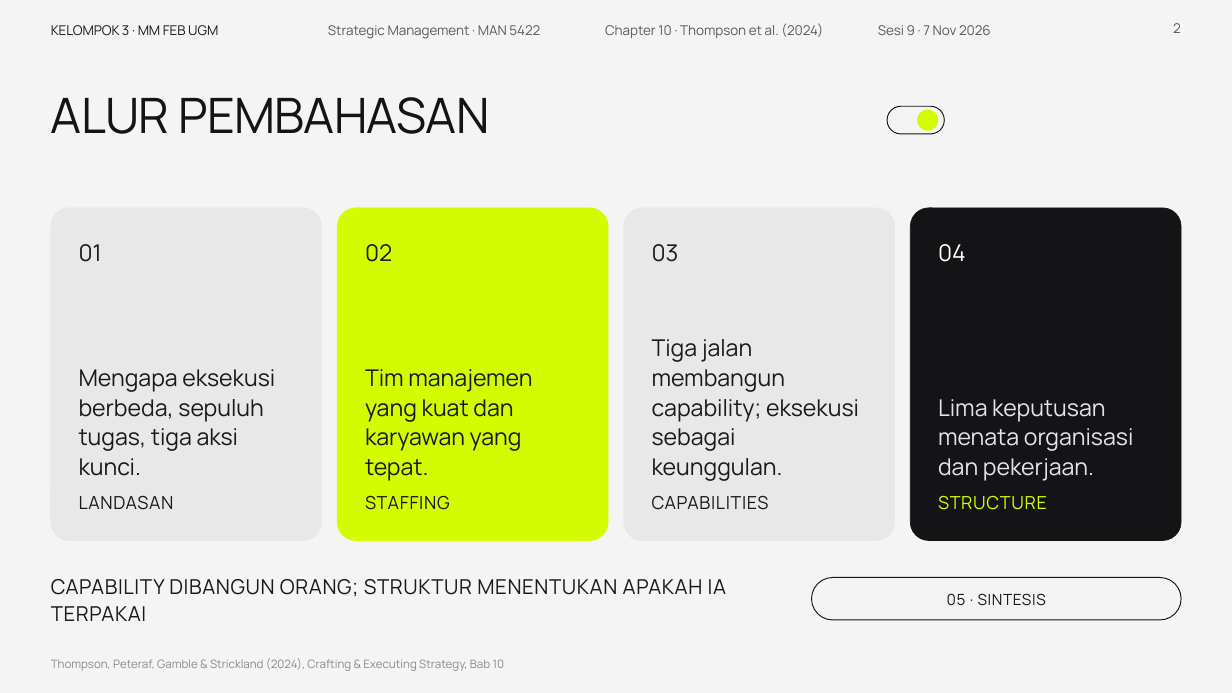
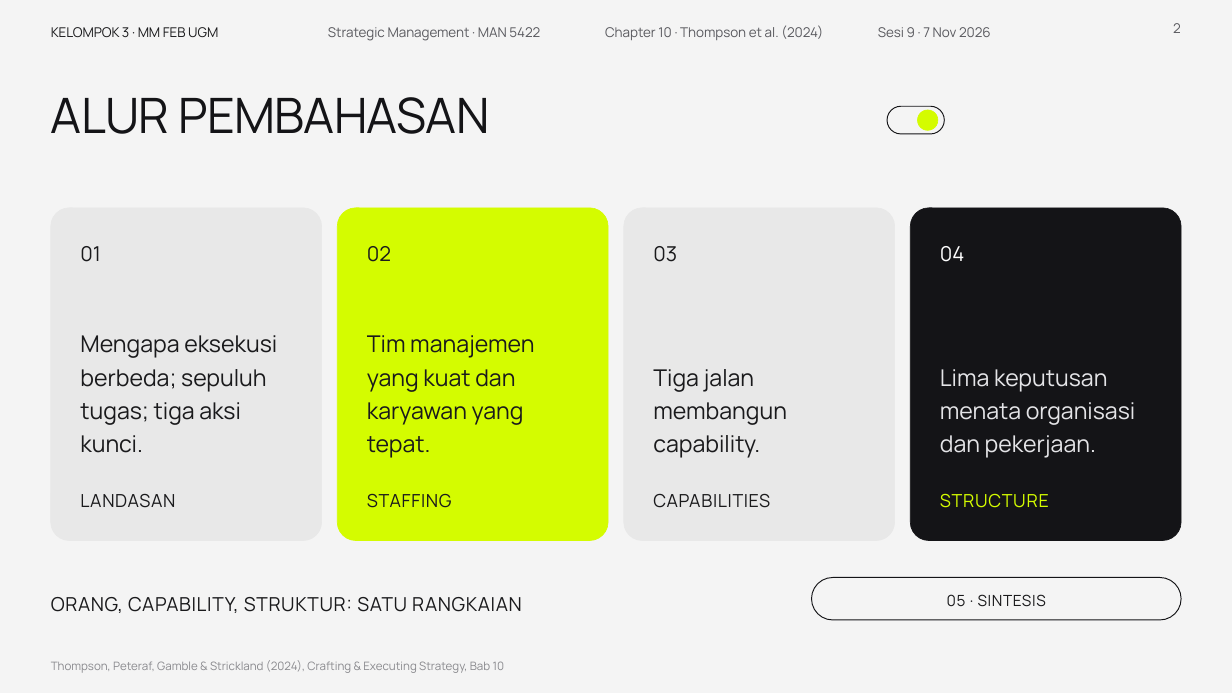
Before and after one commit to aslihabnuri/Dom-Manipulation, a slide deck: slide 2 of presentasi_ch10_kelompok3/SMJKT_Group 3_Aslih_Chapter 10 Strategy Execution.pptx. Drawn at 1232x693 pixels with LibreOffice and Linux fonts; fonts in the diff are those of the drawing; background and template pictures are left out. Boxes give left, top, right and bottom in pixels: in the first picture for what was removed or moved away, otherwise in the second. Text is boxed around its words. In the diff, an @@ line names an element or a change of style, - is before the commit and + after.

```diff
--- a/presentasi_ch10_kelompok3/SMJKT_Group 3_Aslih_Chapter 10 Strategy Execution.pptx
+++ b/presentasi_ch10_kelompok3/SMJKT_Group 3_Aslih_Chapter 10 Strategy Execution.pptx
@@ size 18 to 16 pt; line spacing 1.1 to 1.22 in 4 elements at [80,246,100,262], [367,246,391,262], [653,246,677,262], [940,246,965,262] @@
@@ text "Tim manajemen yang kuat dan ...": place and size @@
-text "Tim manajemen yang kuat dan ..." at [365,369,532,481]
+text "Tim manajemen yang kuat dan ..." at [367,335,534,458]
@@ text "Tim manajemen yang kuat dan ..." at [367,335,534,458]: line spacing 1.08 to 1.2 @@
@@ text "Lima keputusan menata organisasi dan ...": place and size @@
-text "Lima keputusan menata organisasi dan ..." at [938,399,1134,481]
+text "Lima keputusan menata organisasi dan ..." at [940,369,1136,458]
@@ text "Lima keputusan menata organisasi dan ..." at [940,369,1136,458]: line spacing 1.08 to 1.2 @@
@@ text at [80,335,277,453]: text changed @@
-Mengapa eksekusi berbeda, sepuluh tugas, tiga aksi kunci.
+Mengapa eksekusi berbeda; sepuluh tugas; tiga aksi kunci.
@@ text at [653,369,787,458]: text changed @@
-Tiga jalan membangun capability; eksekusi sebagai keunggulan.
+Tiga jalan membangun capability.
@@ line spacing 1.1 to 1.22 in 9 elements at [51,27,218,37], [328,27,540,41], [605,25,823,40], [878,27,991,37], [51,660,505,673], [80,494,175,508], [367,493,452,508], [653,494,770,508], [940,493,1049,508] @@
@@ text at [51,597,522,613]: text changed; size 16 to 15 pt @@
-CAPABILITY DIBANGUN ORANG; STRUKTUR MENENTUKAN APAKAH IA TERPAKAI
+ORANG, CAPABILITY, STRUKTUR: SATU RANGKAIAN
```
Also in this commit, not shown: 17 other slides changed, 1 slide added, 3 other files.
